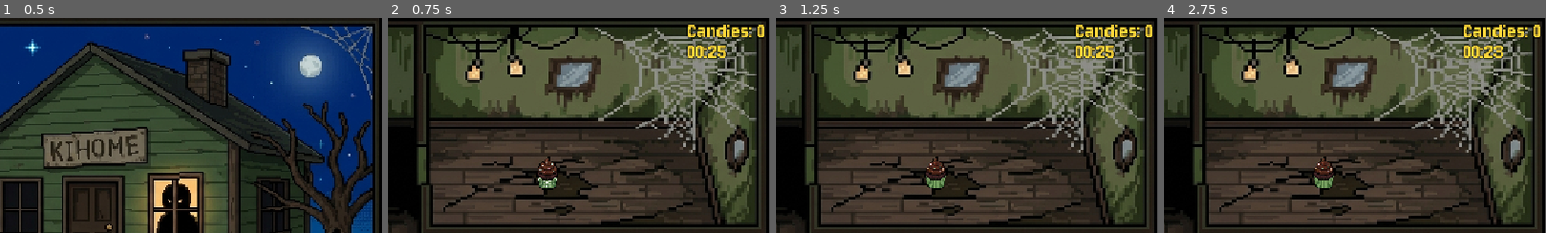
Above: before the commit, frames 1-4 (left to right).
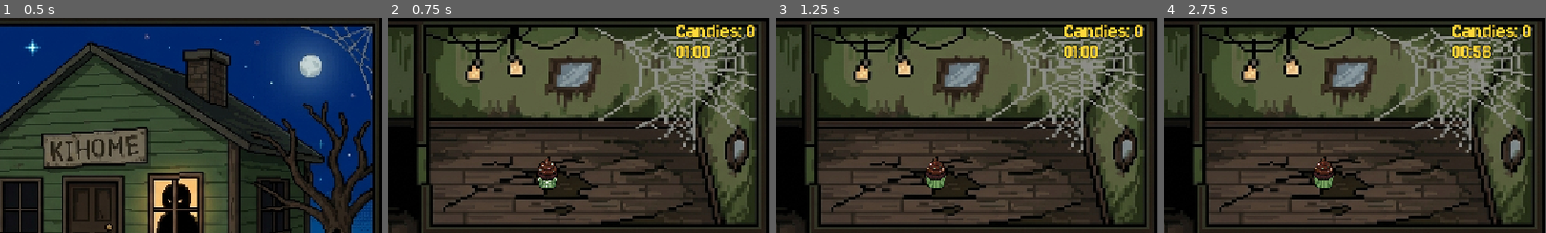
Above: after the commit, the same moments.

Repository: Guga-tab/KiHome
Game: Godot game, scene res://scenes/game_title.tscn
Same seed, same stepped clock (60 frames per second), same inputs: the game is played once before the commit and once after it. Sound files missing from this copy of the repository are replaced by a short silence.
Inputs (mouse positions are % of the whole screen's width and height, from its top left):
- Up to frame 1 (0.5 s): no input
- Up to frame 2 (0.75 s): click (72, 72) at 0.5 s
- Up to frame 3 (1.25 s): no input
- Up to frame 4 (2.75 s): tap Enter (ui_accept) at 1.25, 1.52 s; move the mouse to (72, 45) at 1.27 s; hold D (move_right) 1.28-2 s; hold Space (confirm) 1.28-2 s; click (72, 45) at 1.42 s; drag from (30, 55) to (69, 87) at 2.02 s
The pictures show only the part of the screen within x 50-100%, y 0-50%; the shares and areas given below are measured in that part.

Frame 1 is identical in both runs. In frame 2, 1.7% of the frame differs, in the area x 75-99%, y 3-20%; in frame 3, 1.7%; in frame 4, 1.7%.

Commit message:
config: exports

Diff:
--- a/project.godot
+++ b/project.godot
@@ -10,7 +10,7 @@
 
 [application]
 
-config/name="ki_home"
+config/name="KiHome"
 run/main_scene="uid://k5s03i0n7fe2"
 config/features=PackedStringArray("4.7", "Mobile")
 config/icon="res://icon.svg"
@@ -72,3 +72,4 @@
 textures/canvas_textures/default_texture_filter=0
 rendering_device/driver.windows="d3d12"
 renderer/rendering_method="gl_compatibility"
+textures/vram_compression/import_etc2_astc=true
--- a/scenes/game.tscn
+++ b/scenes/game.tscn
@@ -204,8 +204,8 @@
 [node name="HUD" type="CanvasLayer" parent="." unique_id=1440206061]
 
 [node name="CandyLabel" type="Label" parent="HUD" unique_id=136463110]
-offset_left = 1027.0
-offset_right = 1067.0
+offset_left = 1011.0
+offset_right = 1051.0
 offset_bottom = 39.0
 theme_override_colors/font_color = Color(1, 0.8509804, 0.23137255, 1)
 theme_override_colors/font_outline_color = Color(0, 0, 0, 1)
@@ -214,9 +214,9 @@
 theme_override_font_sizes/font_size = 35
 
 [node name="TimerLabel" type="Label" parent="HUD" unique_id=1582542921]
-offset_left = 1027.0
+offset_left = 1011.0
 offset_top = 31.0
-offset_right = 1067.0
+offset_right = 1051.0
 offset_bottom = 70.0
 theme_override_colors/font_color = Color(1, 0.8509804, 0.23137255, 1)
 theme_override_colors/font_outline_color = Color(0, 0, 0, 1)
@@ -226,7 +226,7 @@
 autowrap_mode = 2
 
 [node name="GameTimer" type="Timer" parent="." unique_id=1549312746]
-wait_time = 25.0
+wait_time = 60.0
 one_shot = true
 autostart = true
 
Not shown, changed: export_presets.cfg
Binary file added: girl_red_icon.png
Not shown, added: girl_red_icon.png.import
